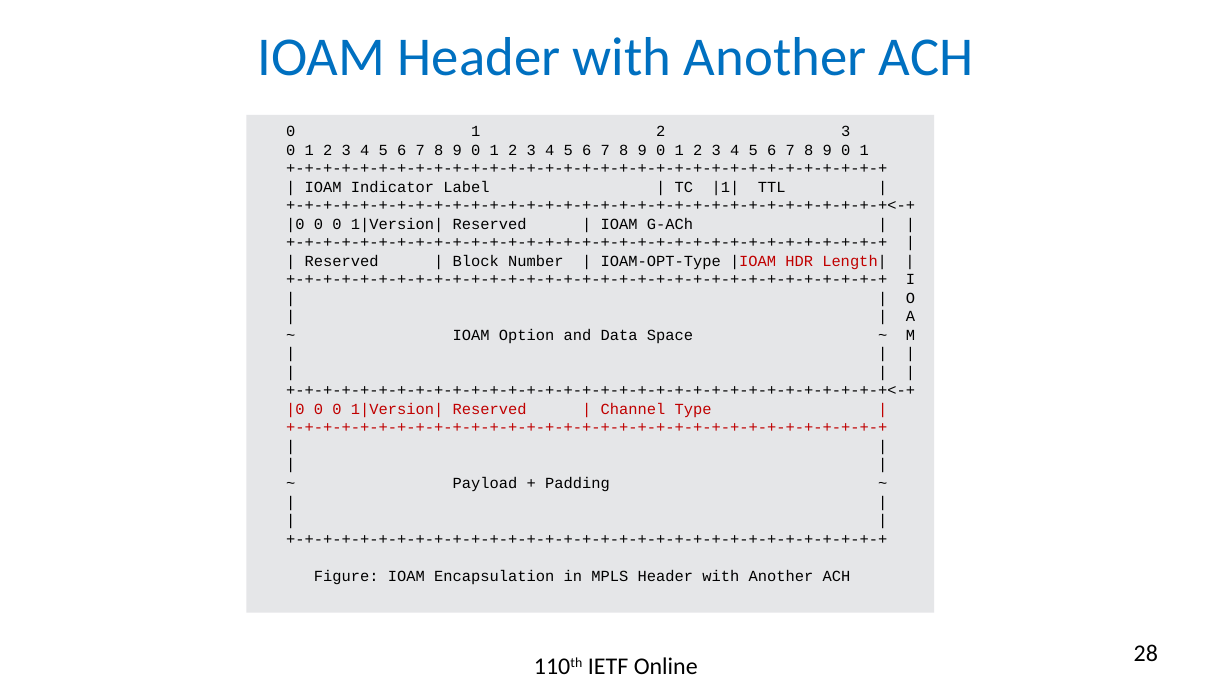
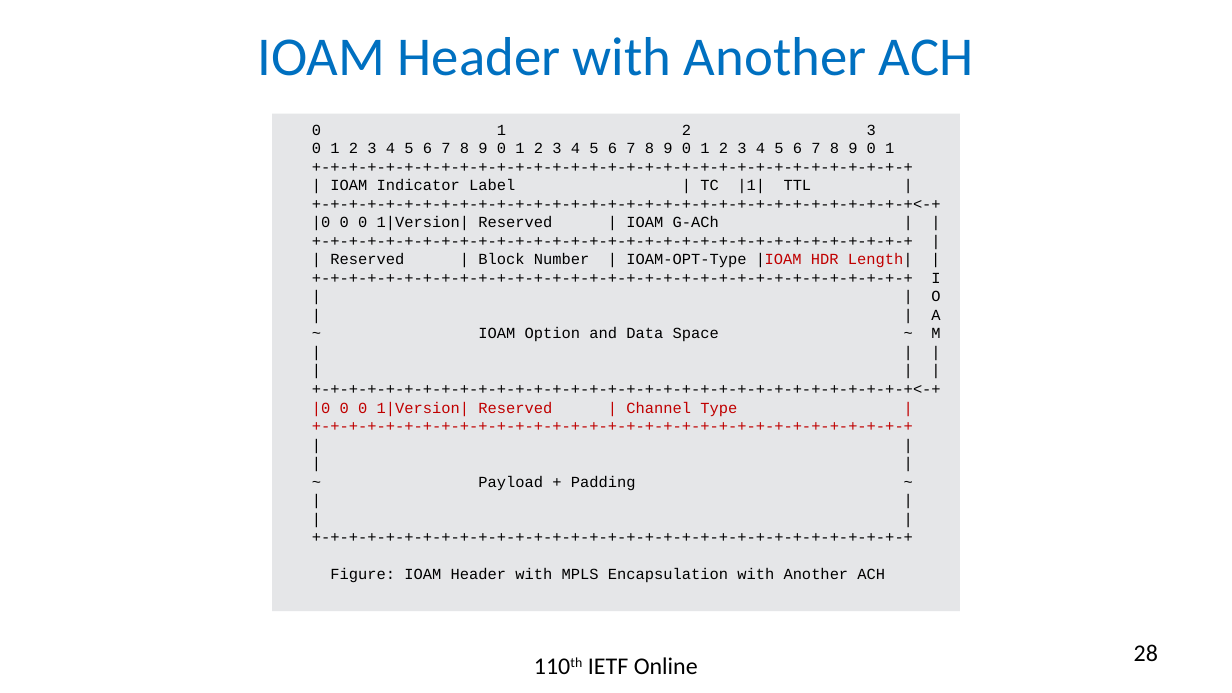
Before and after one commit to rakgandhi/ietf-slides, a slide deck: slide 28 of draft-gandhi-mpls-ioam-sr-05.pptx. Drawn at 1232x693 pixels with LibreOffice and Linux fonts; fonts in the diff are those of the drawing. Boxes give left, top, right and bottom in pixels: in the first picture for what was removed or moved away, otherwise in the second. Text is boxed around its words. In the diff, an @@ line names an element or a change of style, - is before the commit and + after.

```diff
--- a/draft-gandhi-mpls-ioam-sr-05.pptx
+++ b/draft-gandhi-mpls-ioam-sr-05.pptx
@@ rectangle "0 1 2 3" moved from (x1=246, y1=115, x2=934, y2=612) to (x1=272, y1=113, x2=960, y2=611) @@
@@ text in rectangle at (x1=330, y1=568, x2=885, y2=583): text changed @@
-Figure: IOAM Encapsulation in MPLS Header with Another ACH
+Figure: IOAM Header with MPLS Encapsulation with Another ACH
```
Also in this commit, not shown: 13 other slides changed, 1 other file.
